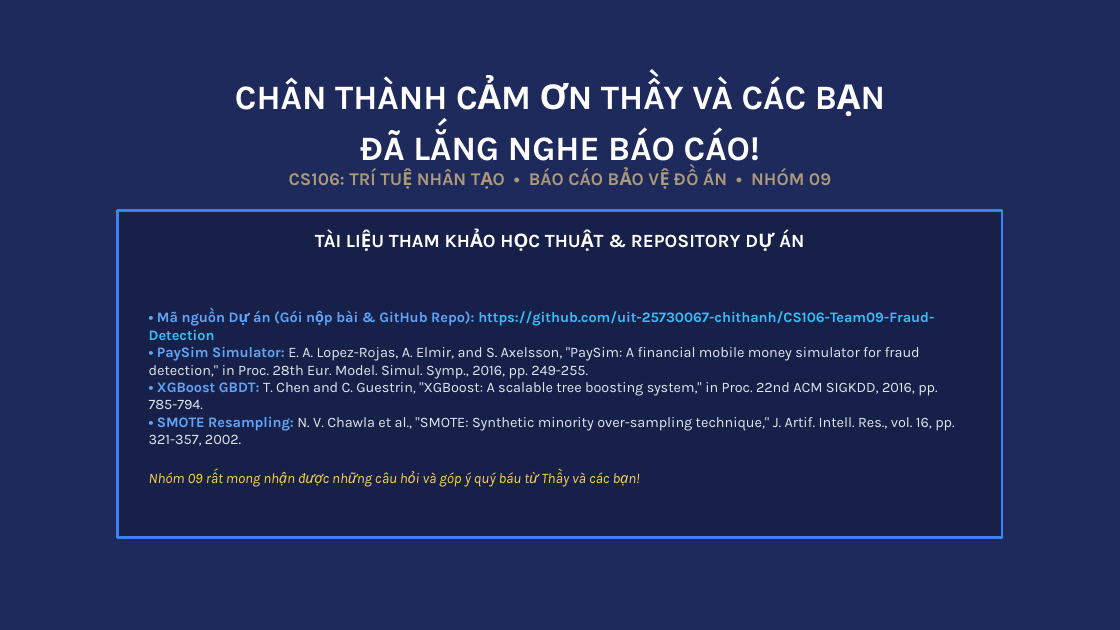
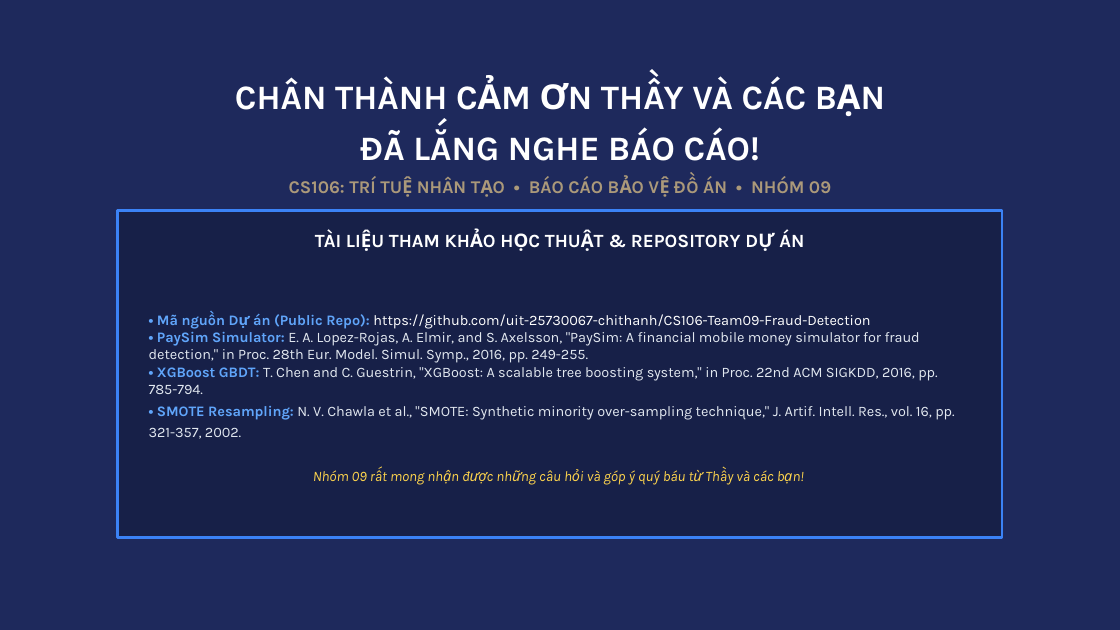
Before and after one commit to uit-25730067-chithanh/CS106-Team09-Fraud-Detection, a slide deck: slide 21 of draft/fraud-detection/slide/[Nhom9]_Slide_FraudDetection_Academic_VN.pptx. Drawn at 1120x630 pixels with LibreOffice and Linux fonts; fonts in the diff are those of the drawing. Boxes give left, top, right and bottom in pixels: in the first picture for what was removed or moved away, otherwise in the second. Text is boxed around its words. In the diff, an @@ line names an element or a change of style, - is before the commit and + after.

```diff
--- a/draft/fraud-detection/slide/[Nhom9]_Slide_FraudDetection_Academic_VN.pptx
+++ b/draft/fraud-detection/slide/[Nhom9]_Slide_FraudDetection_Academic_VN.pptx
@@ text "CS106: TRÍ TUỆ NHÂN TẠO ...": place and size @@
-text "CS106: TRÍ TUỆ NHÂN TẠO ..." at <box>289,169,831,185</box>
+text "CS106: TRÍ TUỆ NHÂN TẠO ..." at <box>289,177,831,193</box>
@@ text at <box>149,314,954,485</box>: text changed @@
-• Mã nguồn Dự án (Gói nộp bài & GitHub Repo): https://github.com/uit-25730067-chithanh/CS106-Team09-Fraud-Detection
-• PaySim Simulator: E. A. Lopez-Rojas, A. Elmir, and S. Axelsson, "PaySim: A financial mobile money simulator for fraud detection," in Proc. 28th Eur. Model. Simul. Symp., 2016, pp. 249-255.
-• XGBoost GBDT: T. Chen and C. Guestrin, "XGBoost: A scalable tree boosting system," in Proc. 22nd ACM SIGKDD, 2016, pp. 785-794.
-• SMOTE Resampling: N. V. Chawla et al., "SMOTE: Synthetic minority over-sampling technique," J. Artif. Intell. Res., vol. 16, pp. 321-357, 2002.
-Nhóm 09 rất mong nhận được những câu hỏi và góp ý quý báu từ Thầy và các bạn!
+• Mã nguồn Dự án (Public Repo): https://github.com/uit-25730067-chithanh/CS106-Team09-Fraud-Detection
+• PaySim Simulator: E. A. Lopez-Rojas, A. Elmir, and S. Axelsson, "PaySim: A financial mobile money simulator for fraud detection," in Proc. 28th Eur. Model. Simul. Symp., 2016, pp. 249-255.
+• XGBoost GBDT: T. Chen and C. Guestrin, "XGBoost: A scalable tree boosting system," in Proc. 22nd ACM SIGKDD, 2016, pp. 785-794.
+• SMOTE Resampling: N. V. Chawla et al., "SMOTE: Synthetic minority over-sampling technique," J. Artif. Intell. Res., vol. 16, pp. 321-357, 2002.
+Nhóm 09 rất mong nhận được những câu hỏi và góp ý quý báu từ Thầy và các bạn!
```
Also in this commit, not shown: 12 other slides changed, 2 other files.
